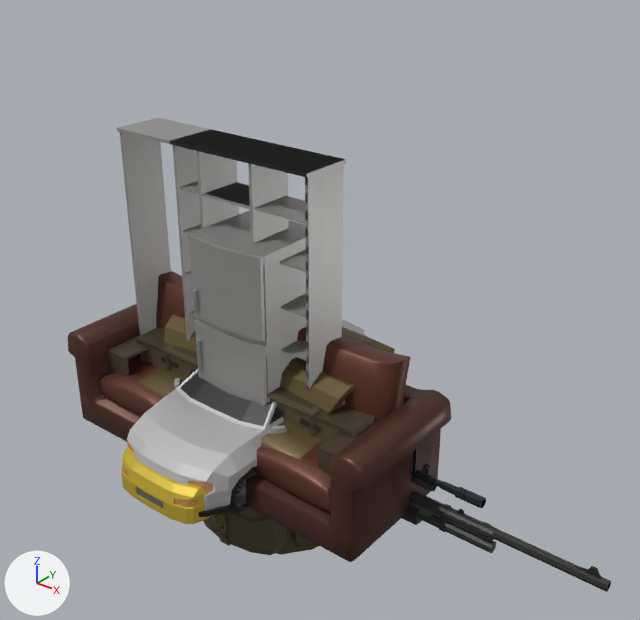
The glTF model assets/props/props.glb as it was, and as the next commit left it.
Both versions are drawn from a camera (50 mm lens) standing at (7.51, -8.07, 7.48) and looking at (1.01, 0.06, 2.45). Every picture has the same lights, and +X, +Y and +Z are marked at lower left. The picture after the commit comes second. Where no turn or scale is listed for an object, it has been applied to the vertices.

Objects in the first picture: 'Backpack', 'Bookshelf', 'Couch_Large1', 'Couch_Medium2', 'Drawer_1', 'Drawer_2', 'Kitchen_Fridge', 'SUV', 'Shelf_Large', 'Shotgun_1', 'SniperRifle_1', 'Taxi' and 4 more.
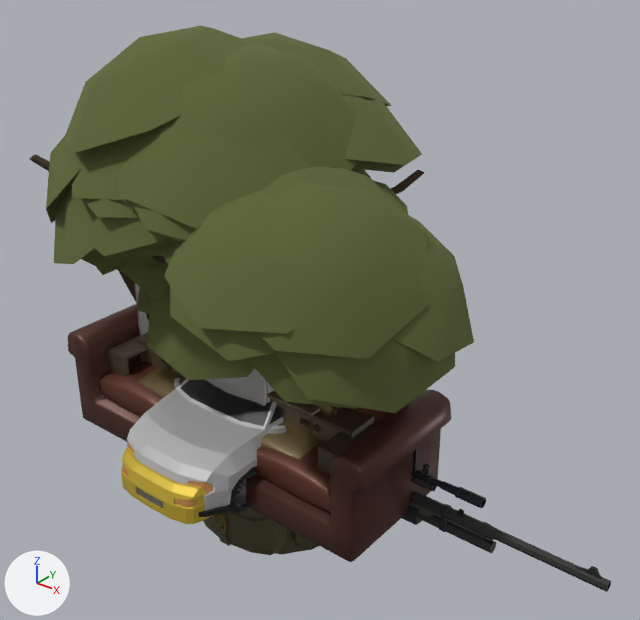
Changed parts and their boxes (x1, y1, x2, y2) in the pictures (640 x 620 px):
'Tree_9', added: after (46, 132, 474, 413)
    faces in mat_tree_leaves (dark green #6a7341): (46, 132, 474, 413)
'Tree_7', added: after (65, 26, 422, 275)
'Tree_10', added: after (81, 249, 255, 380)
    faces in mat_tree_leaves (dark green #6a7341): (81, 249, 255, 380)
    faces in mat_bark (brown #4e3f31): (118, 256, 166, 320)
'Tree_1', added (mostly hidden): after (107, 160, 405, 259)
'DeadTree_2', added (mostly hidden): after (29, 154, 50, 171)
'DeadTree_9', added (mostly hidden): after (390, 170, 423, 193)
'Kitchen_Fridge', unchanged, covered by the edit: before (188, 210, 306, 406); after (205, 369, 274, 406)
'Shelf_Large', unchanged, covered by the edit: before (117, 118, 345, 391); after (135, 284, 149, 335)
'Bookshelf', unchanged, covered by the edit: before (170, 129, 346, 391)

What changed in the scene script:
```text
Add mat_bark:
    mat_bark = principled_material('Bark')
    mat_bark.base_color = (0.0759, 0.0494, 0.0303)  # brown #4e3f31
    mat_bark.metallic = 0.4
    mat_bark.roughness = 1.0
Add mat_tree_leaves:
    mat_tree_leaves = principled_material('Tree_Leaves')
    mat_tree_leaves.base_color = (0.145, 0.17, 0.0528)  # dark green #6a7341
    mat_tree_leaves.metallic = 0.4
    mat_tree_leaves.roughness = 1.0
Add me_deadtree_2:
    me_deadtree_2.from_pydata(...)  # 410 vertices, 736 faces; spans x -2.3..2.3, y -1.77..1.77, z -2.42..2.42
    me_deadtree_2.materials.append(mat_bark)  # brown #4e3f31
Add me_deadtree_9:
    me_deadtree_9.from_pydata(...)  # 380 vertices, 676 faces; spans x -2.54..2.54, y -1.92..1.92, z -2.21..2.21
    me_deadtree_9.materials.append(mat_bark)  # brown #4e3f31
Add me_tree_7:
    me_tree_7.from_pydata(...)  # 878 vertices, 1332 faces; spans x -2.77..2.77, y -2.24..2.24, z -2.93..2.93
    # faces by material slot: [516, 816]
    me_tree_7.materials.append(mat_bark)  # brown #4e3f31
    me_tree_7.materials.append(mat_tree_leaves)  # dark green #6a7341
Add me_tree_9:
    me_tree_9.from_pydata(...)  # 805 vertices, 1276 faces; spans x -3.18..3.18, y -2.47..2.47, z -2.75..2.75
    # faces by material slot: [676, 600]
    me_tree_9.materials.append(mat_bark)  # brown #4e3f31
    me_tree_9.materials.append(mat_tree_leaves)  # dark green #6a7341
Add me_tree_10:
    me_tree_10.from_pydata(...)  # 743 vertices, 1212 faces; spans x -2.14..2.14, y -1.99..1.99, z -2.17..2.17
    # faces by material slot: [756, 456]
    me_tree_10.materials.append(mat_bark)  # brown #4e3f31
    me_tree_10.materials.append(mat_tree_leaves)  # dark green #6a7341
Add me_tree_1:
    me_tree_1.from_pydata(...)  # 515 vertices, 804 faces; spans x -2.07..2.07, y -2.07..2.07, z -2.77..2.77
    # faces by material slot: [444, 360]
    me_tree_1.materials.append(mat_bark)  # brown #4e3f31
    me_tree_1.materials.append(mat_tree_leaves)  # dark green #6a7341
Add ob_deadtree_2:
    ob_deadtree_2 = bpy.data.objects.new('DeadTree_2', me_deadtree_2)
    ob_deadtree_2.location = (-0.54, 0.34, 2.41)
Add ob_deadtree_9:
    ob_deadtree_9 = bpy.data.objects.new('DeadTree_9', me_deadtree_9)
    ob_deadtree_9.location = (0.01, 0.43, 2.21)
Add ob_tree_7:
    ob_tree_7 = bpy.data.objects.new('Tree_7', me_tree_7)
    ob_tree_7.location = (-0.08, 0.09, 2.95)
Add ob_tree_9:
    ob_tree_9 = bpy.data.objects.new('Tree_9', me_tree_9)
    ob_tree_9.location = (0.21, -0.12, 2.74)
Add ob_tree_10:
    ob_tree_10 = bpy.data.objects.new('Tree_10', me_tree_10)
    ob_tree_10.location = (-1.15, 0.36, 2.17)
Add ob_tree_1_1:
    ob_tree_1_1 = bpy.data.objects.new('Tree_1', me_tree_1)
    ob_tree_1_1.location = (-0.26, 0.01, 2.78)
```
